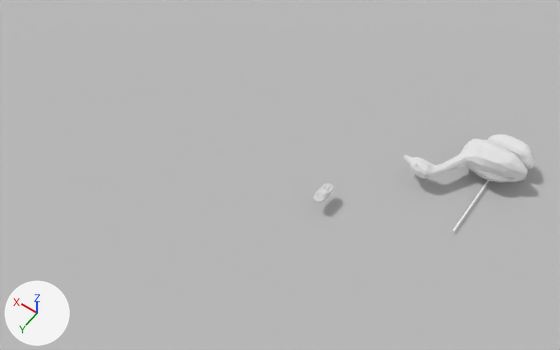
The Blender file meshes/meshes.blend, before and after one commit.
Both versions are drawn from a 50 mm lens placed at (-1.24, 5.87, 6.97), pointed at (2.03, 1.3, -0.22). Lighting does not change. The marker at lower left points along +X, +Y and +Z.

In view in the first picture: 'BG', 'Cube', 'Doll'.
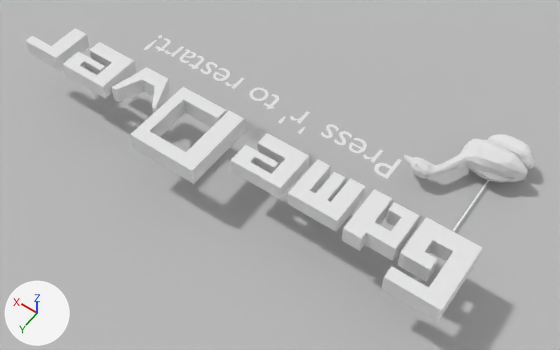
Commit message: can restart now

What differs and where, as boxes [x1, y1, x2, y2] in the pictures (560 x 350 px):
```json
{"object": "GameOver", "change": "added", "after": [26, 28, 482, 322]}
{"object": "Restart", "change": "added", "after": [144, 35, 402, 179]}
```

The change, as JSON lines over the scene's bpy script:
```json
{"op": "add", "block": "mat_initialshadinggroup_002", "code": ["mat_initialshadinggroup_002 = diffuse_material('initialShadingGroup.002')", "mat_initialshadinggroup_002.base_color = (0.8, 0.8, 0.8)  # white #e7e7e7"]}
{"op": "add", "block": "me_pcube1_002", "code": ["me_pcube1_002 = bpy.data.meshes.new('pCube1.002')", "me_pcube1_002.from_pydata(...)  # 314 vertices, 596 faces; spans x -0.46..5.36, y 1.39..2.3, z 0.37..0.59", "me_pcube1_002.materials.append(mat_initialshadinggroup_002)  # white #e7e7e7"]}
{"op": "add", "block": "me_cutext", "code": ["me_cutext = bpy.data.meshes.new('CUText')", "me_cutext.from_pydata(...)  # 1454 vertices, 1426 faces; spans x 0.7..4.03, y 0.97..1.29, z 0.68"]}
{"op": "add", "block": "ob_gameover", "code": ["ob_gameover = bpy.data.objects.new('GameOver', me_pcube1_002)", "ob_gameover.location = (0.0, 0.0, 0.0)"]}
{"op": "add", "block": "ob_restart", "code": ["ob_restart = bpy.data.objects.new('Restart', me_cutext)", "ob_restart.location = (0.0, 0.0, 0.0)"]}
```
